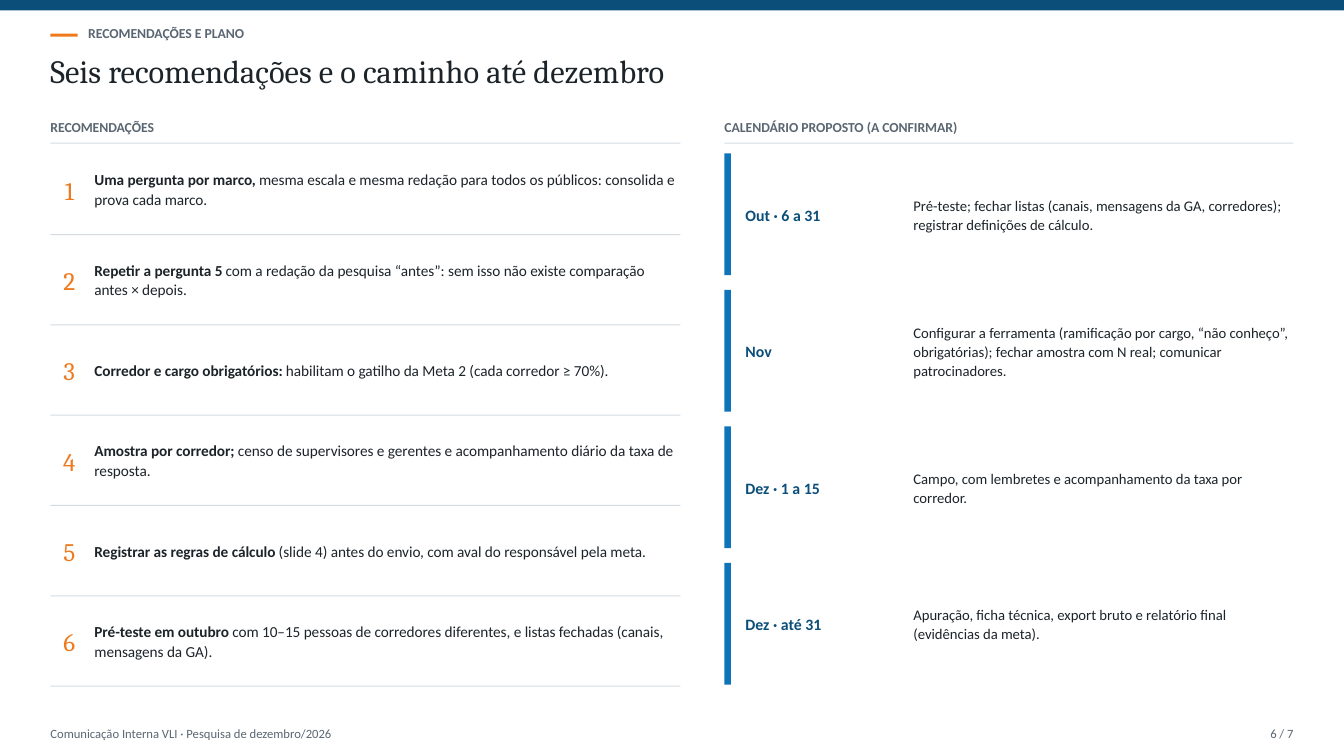
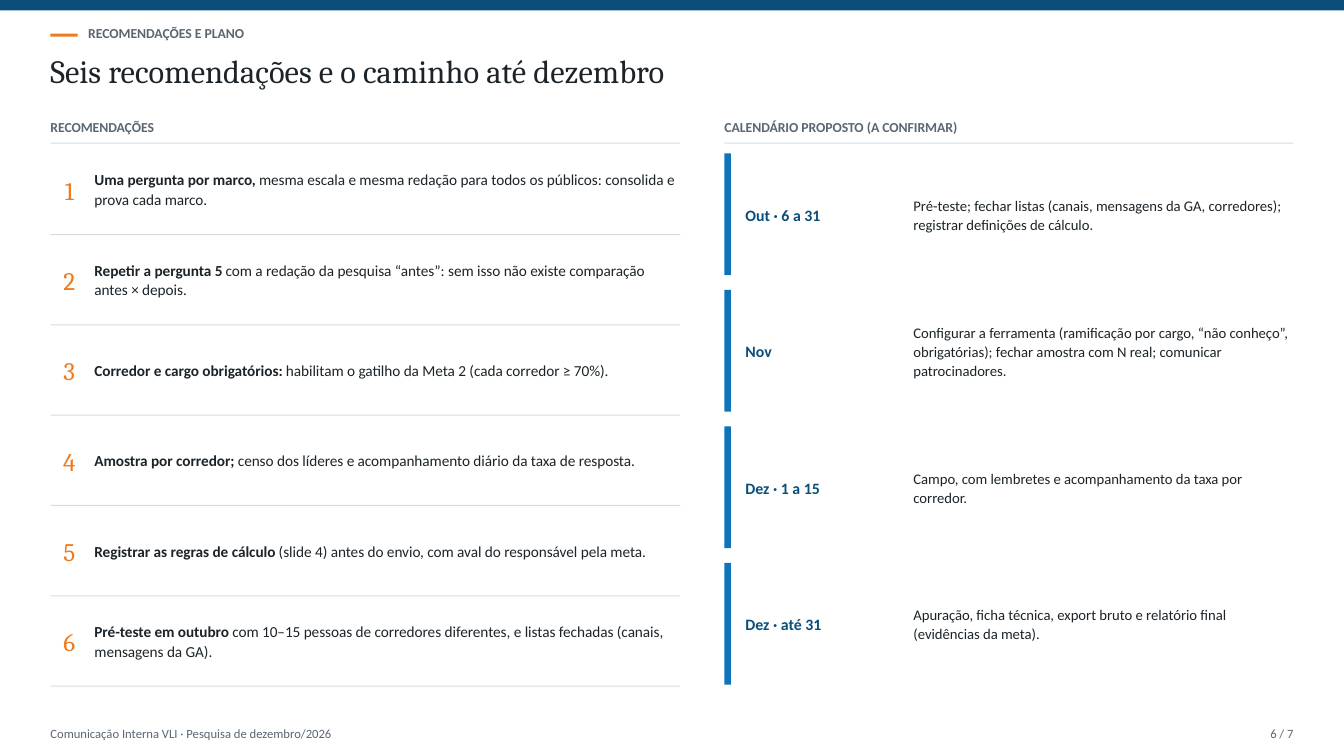
Before and after one commit to jobevieira/vli-preview, a slide deck: slide 6 of pesquisa-comunicacao-de-para/Pesquisa_Comunicacao_DE_PARA.pptx. Drawn at 1344x756 pixels with LibreOffice and Linux fonts; fonts in the diff are those of the drawing. Boxes give left, top, right and bottom in pixels: in the first picture for what was removed or moved away, otherwise in the second. Text is boxed around its words. In the diff, an @@ line names an element or a change of style, - is before the commit and + after.

```diff
--- a/pesquisa-comunicacao-de-para/Pesquisa_Comunicacao_DE_PARA.pptx
+++ b/pesquisa-comunicacao-de-para/Pesquisa_Comunicacao_DE_PARA.pptx
@@ text at <box>94,455,635,469</box>: text changed @@
-Amostra por corredor; censo de supervisores e gerentes e acompanhamento diário da taxa de resposta.
+Amostra por corredor; censo dos líderes e acompanhamento diário da taxa de resposta.
```
Also in this commit, not shown: 5 other slides changed, 3 other files.
